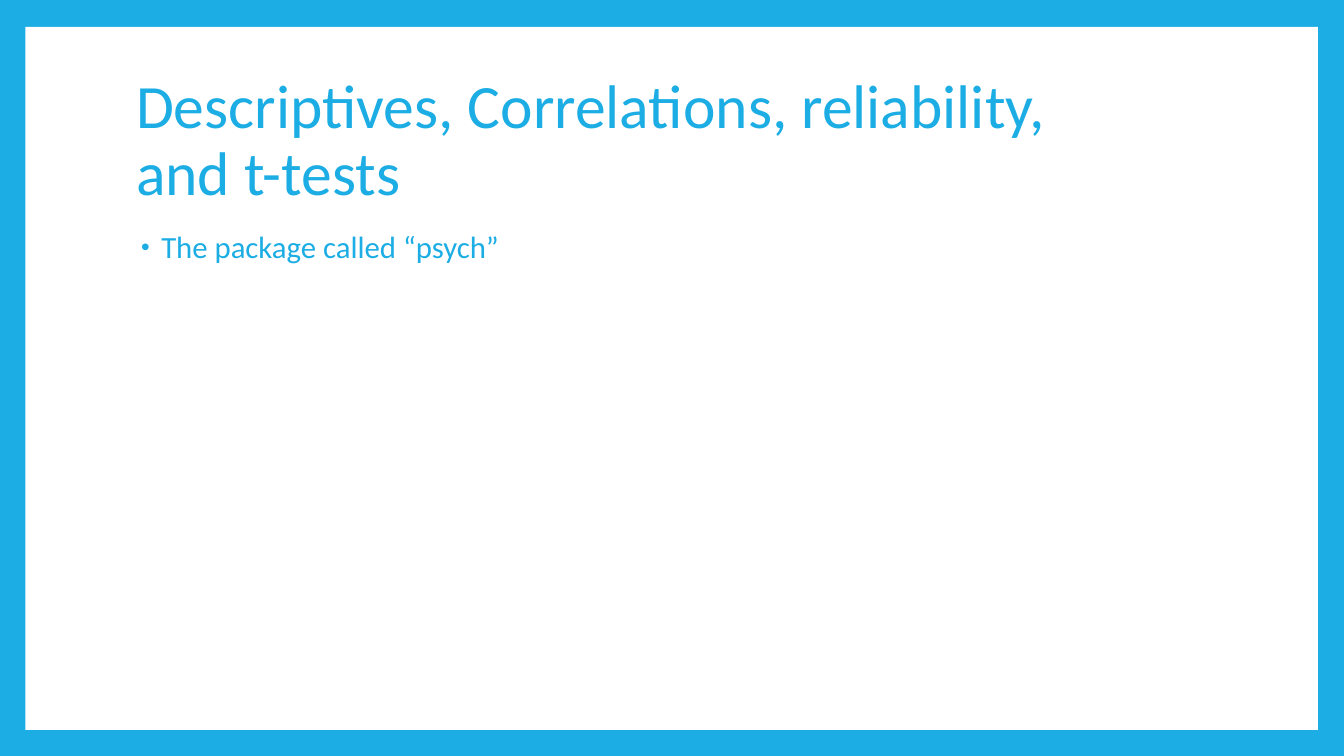
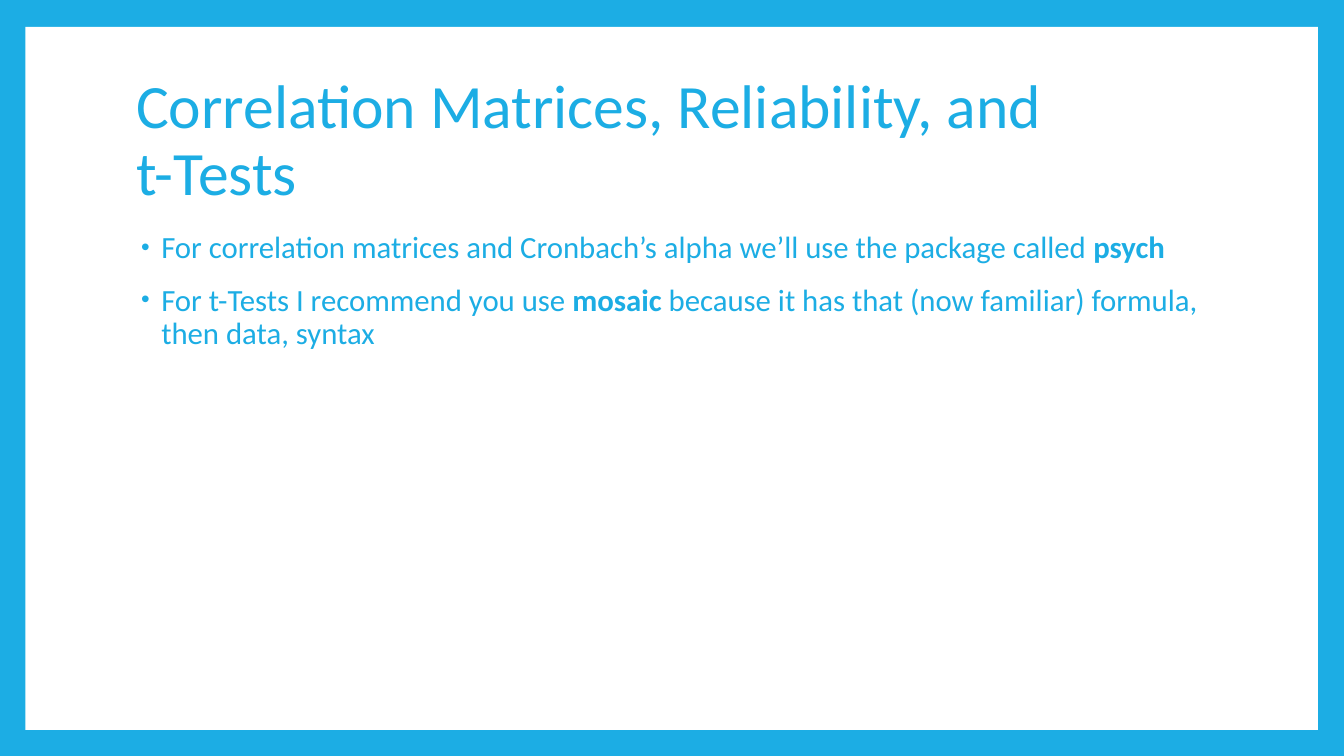
Before and after one commit to RandiLGarcia/smith-r-workshop, a slide deck: slide 25 of docs/Day 1 Slides.pptx (slide 15 before the commit). Drawn at 1344x756 pixels with LibreOffice and Linux fonts; fonts in the diff are those of the drawing. Boxes give left, top, right and bottom in pixels: in the first picture for what was removed or moved away, otherwise in the second. Text is boxed around its words. In the diff, an @@ line names an element or a change of style, - is before the commit and + after.

```diff
--- a/docs/Day 1 Slides.pptx
+++ b/docs/Day 1 Slides.pptx
@@ title at <box>136,85,1041,196</box>: text changed @@
-Descriptives, Correlations, reliability,
-and t-tests
+Correlation Matrices, Reliability, and
+t-Tests
@@ text at <box>161,236,1198,349</box>: text changed @@
-• The package called “psych”
+• For correlation matrices and Cronbach’s alpha we’ll use the package called psych
+• For t-Tests I recommend you use mosaic because it has that (now familiar) formula, then data, syntax
```
Also in this commit, not shown: 1 other slide changed, 12 slides added, 7 other files.
